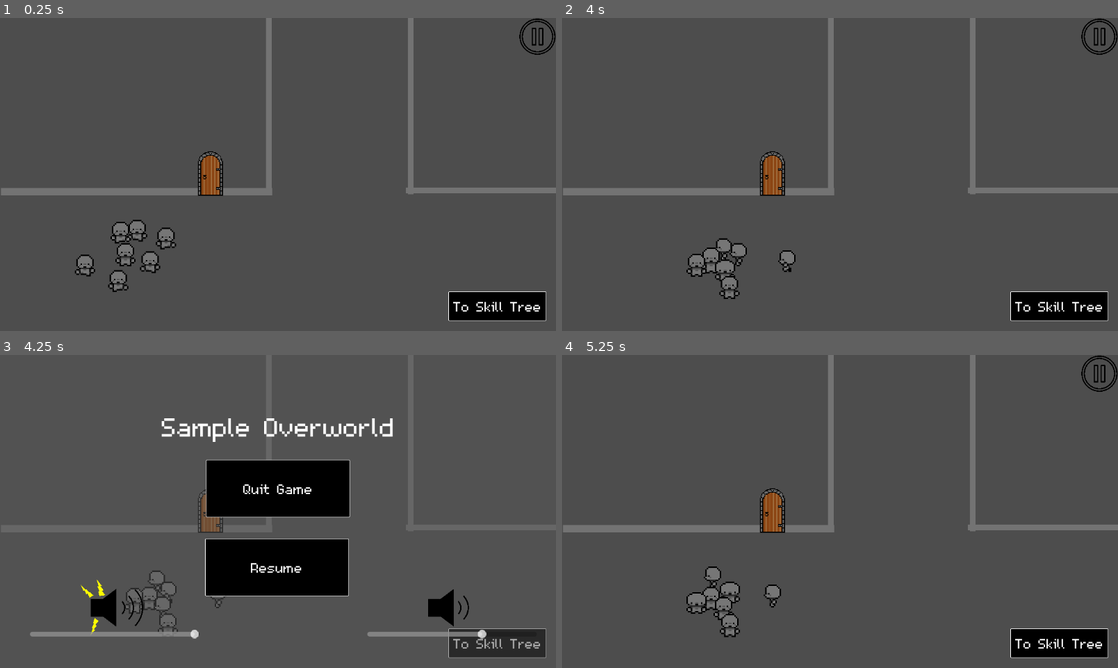
Above: before the commit, frames 1-4 (two rows, left to right).
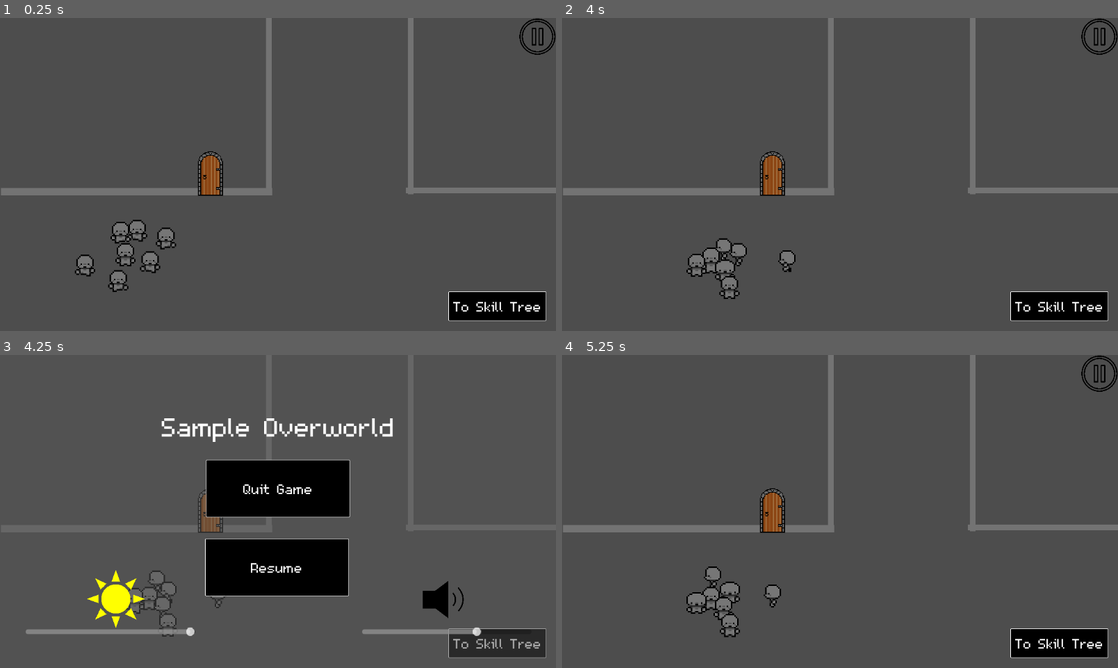
Above: after the commit, the same moments.

Repository: DubiousDuck/Manny-Takes-on-Upper-Management
Game: Godot game, scene res://overworld/sample_overworld.tscn
Two runs of this game, one before a commit and one after it. Both use one fixed random seed, a clock stepped at 60 frames per second and the inputs below. The engine's default icon, where the game draws it, is replaced by a stand-in: a white triangle on a blue panel in a dark square.
Inputs (mouse positions are in pixels of both pictures, inside the frame that each line leads up to):
- Up to frame 1 (0.25 s): no input
- Up to frame 2 (4 s): tap Enter (ui_accept) at 0.5, 0.77, 1.52, 3.02, 3.77 s; move the mouse to (962, 158) at 0.52 s; hold Right (ui_right) 0.53-1.28 s; click (962, 158) at 0.6 s; move the mouse to (728, 190) at 1.27 s; hold Down (ui_down) 1.28-2.03 s; click (728, 190) at 1.35 s; move the mouse to (895, 105) at 2.02 s; hold Right (ui_right) 2.03-2.78 s; click (895, 105) at 2.1 s; move the mouse to (812, 237) at 2.77 s; hold Up (ui_up) 2.78-3.53 s; click (812, 237) at 2.85 s; move the mouse to (1006, 221) at 3.52 s; hold Left (ui_left) from 3.53 s (still down); click (1006, 221) at 3.6 s
- Up to frame 3 (4.25 s): keep holding Left (ui_left); tap Escape (ui_cancel) at 4.15 s
- Up to frame 4 (5.25 s): move the mouse to (673, 464) at 4.27 s; click (673, 464) at 4.35 s; tap Enter (ui_accept) at 4.52 s; release Left (ui_left) at 5 s; click "Resume" at 5 s

Frames 1-2 are identical in both runs. In frame 3, 2.3% of the frame differs, in the area x 4-88%, y 68-91%; in frame 4, nothing differs.

Commit message:
Brightness icons added

Diff:
--- a/ui/brightness_slider.gd
+++ b/ui/brightness_slider.gd
@@ -15,15 +15,15 @@
 func setBrightness(value):
 	color_rect.color.a = min(1.0 - (float(value) / 100.0),0.95)
 	Global.brightness_val = value
-	if value <= 0:
-		sun_image.texture = preload("res://ui/VolumeSprites/Splatcho Volume Slider (4).png")
-	elif value <= 25:
-		sun_image.texture = preload("res://ui/VolumeSprites/Splatcho Volume Slider (3).png")
-	elif value <= 50:
-		sun_image.texture = preload("res://ui/VolumeSprites/Splatcho Volume Slider (2).png")
-	elif value <= 75:
-		sun_image.texture = preload("res://ui/VolumeSprites/Splatcho Volume Slider (1).png")
-	elif value < 100:
-		sun_image.texture = preload("res://ui/VolumeSprites/Splatcho Volume Slider.png")
+	if value <= 16.7:
+		sun_image.texture = preload("res://ui/BrightnessSprites/BrightnessIconPitchBlack.png")
+	elif value <= 33.3:
+		sun_image.texture = preload("res://ui/BrightnessSprites/BrightnessIconTeenyWeeny.png")
+	elif value <= 50.0:
+		sun_image.texture = preload("res://ui/BrightnessSprites/BrightnessIconVerySmall.png")
+	elif value <= 66.7:
+		sun_image.texture = preload("res://ui/BrightnessSprites/BrightnessIconSmall.png")
+	elif value <= 83.3:
+		sun_image.texture = preload("res://ui/BrightnessSprites/BrightnessIconMedium.png")
 	else:
-		sun_image.texture = preload("res://ui/VolumeSprites/Splatcho Volume Slider (6).png")
+		sun_image.texture = preload("res://ui/BrightnessSprites/BrightnessIconBig.png")
--- a/ui/pause_canvas_layer.tscn
+++ b/ui/pause_canvas_layer.tscn
@@ -1,10 +1,11 @@
-[gd_scene load_steps=6 format=3 uid="uid://swx1ag0pr6hh"]
+[gd_scene load_steps=7 format=3 uid="uid://swx1ag0pr6hh"]
 
 [ext_resource type="Script" path="res://ui/pause_canvas_layer.gd" id="1_pg7py"]
 [ext_resource type="Script" path="res://ui/volume_slider.gd" id="2_k60nf"]
 [ext_resource type="Texture2D" uid="uid://cva3wsbyec1c2" path="res://ui/VolumeSprites/Splatcho Volume Slider (1).png" id="3_y3cgx"]
 [ext_resource type="Texture2D" uid="uid://c0d4uyifi4nqm" path="res://ui/pause_icon.png" id="4_77hvb"]
 [ext_resource type="Script" path="res://ui/brightness_slider.gd" id="4_kvqm7"]
+[ext_resource type="Texture2D" uid="uid://dh2vtp2hnsf1m" path="res://ui/BrightnessSprites/BrightnessIconBig.png" id="5_xfvr8"]
 
 [node name="PauseCanvasLayer" type="CanvasLayer"]
 process_mode = 3
@@ -51,21 +52,25 @@
 anchors_preset = 15
 anchor_right = 1.0
 anchor_bottom = 1.0
+offset_left = 726.0
+offset_top = 553.0
+offset_right = -45.0
+offset_bottom = -61.0
 grow_horizontal = 2
 grow_vertical = 2
 script = ExtResource("2_k60nf")
 
 [node name="SpeakerImage" type="Sprite2D" parent="BattleMenuControl/VolumeSlider"]
-position = Vector2(948, 520)
+position = Vector2(211, -50)
 scale = Vector2(0.170892, 0.170892)
 texture = ExtResource("3_y3cgx")
 
 [node name="HSlider" type="HSlider" parent="BattleMenuControl/VolumeSlider"]
 layout_mode = 0
-offset_left = 761.0
-offset_top = 568.0
-offset_right = 1043.0
-offset_bottom = 584.0
+offset_left = 24.0
+offset_top = 9.52111
+offset_right = 306.0
+offset_bottom = 25.5211
 scale = Vector2(1.24538, 1.24538)
 
 [node name="BrightnessSlider" type="Control" parent="BattleMenuControl"]
@@ -73,21 +78,25 @@
 anchors_preset = 15
 anchor_right = 1.0
 anchor_bottom = 1.0
+offset_left = 49.0
+offset_top = 557.0
+offset_right = -711.0
+offset_bottom = -57.0
 grow_horizontal = 2
 grow_vertical = 2
 script = ExtResource("4_kvqm7")
 
 [node name="SunImage" type="Sprite2D" parent="BattleMenuControl/BrightnessSlider"]
-position = Vector2(249, 520)
+position = Vector2(191, -52)
 scale = Vector2(0.170892, 0.170892)
-texture = ExtResource("3_y3cgx")
+texture = ExtResource("5_xfvr8")
 
 [node name="HSlider" type="HSlider" parent="BattleMenuControl/BrightnessSlider"]
 layout_mode = 0
-offset_left = 62.0
-offset_top = 568.0
-offset_right = 344.0
-offset_bottom = 584.0
+offset_left = 4.0
+offset_top = 5.52119
+offset_right = 286.0
+offset_bottom = 21.5212
 scale = Vector2(1.24538, 1.24538)
 value = 100.0
 
Binary file added: ui/BrightnessSprites/BrightnessIconBig.png
Not shown, added: ui/BrightnessSprites/BrightnessIconBig.png.import
Binary file added: ui/BrightnessSprites/BrightnessIconMedium.png
Not shown, added: ui/BrightnessSprites/BrightnessIconMedium.png.import
Binary file added: ui/BrightnessSprites/BrightnessIconPitchBlack.png
Not shown, added: ui/BrightnessSprites/BrightnessIconPitchBlack.png.import
Binary file added: ui/BrightnessSprites/BrightnessIconSmall.png
Not shown, added: ui/BrightnessSprites/BrightnessIconSmall.png.import
Binary file added: ui/BrightnessSprites/BrightnessIconTeenyWeeny.png
Not shown, added: ui/BrightnessSprites/BrightnessIconTeenyWeeny.png.import
Binary file added: ui/BrightnessSprites/BrightnessIconVerySmall.png
Not shown, added: ui/BrightnessSprites/BrightnessIconVerySmall.png.import
